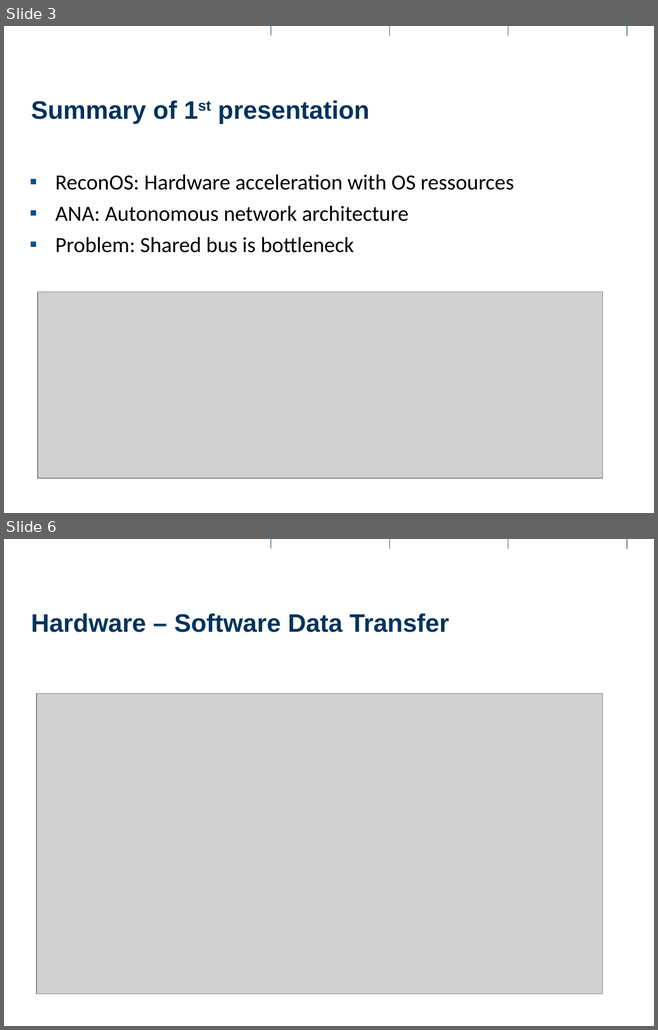
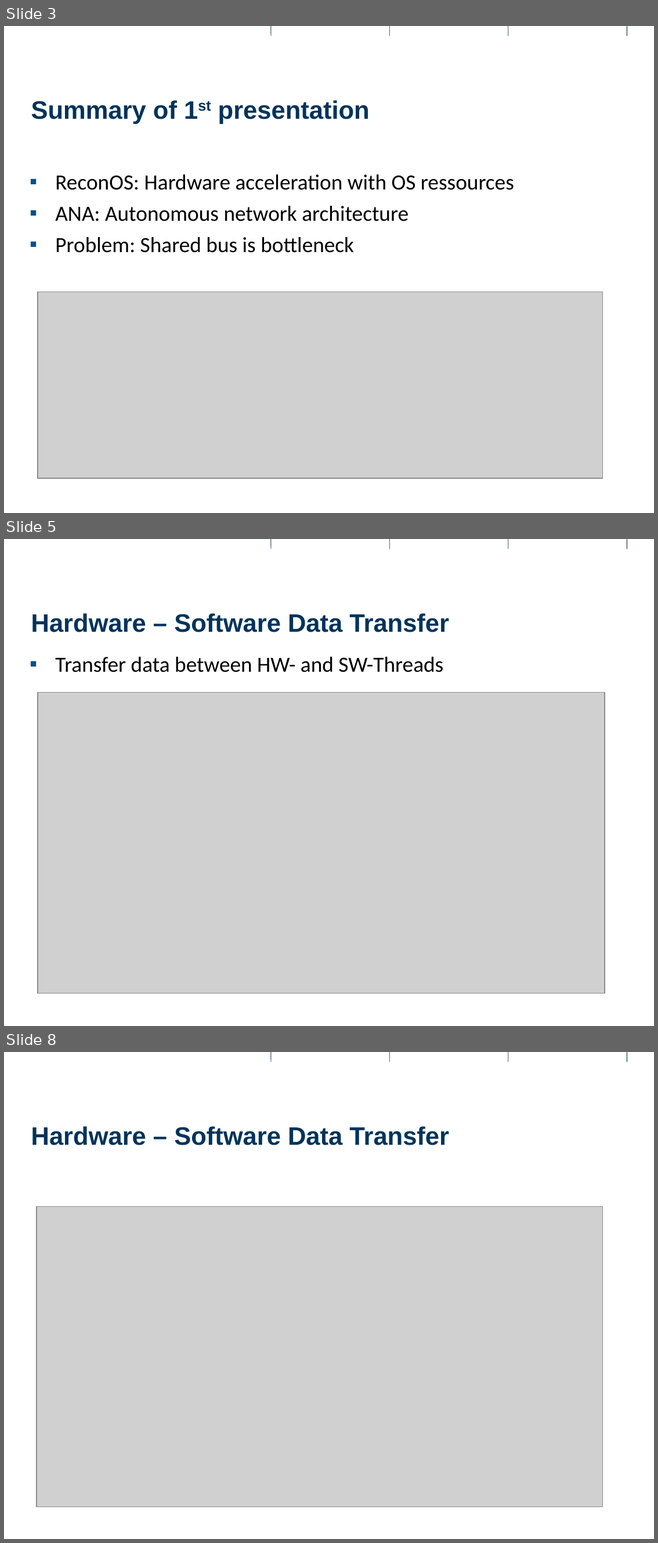
Before and after one commit to rihuber/ma, a slide deck: documents/presentations/intermediate2/intermediate2.odp. Shown one above the other, each under a label of ours: slides 3 and 6 before the commit, slides 3, 5 and 8 after it; the slides between them are not shown. The pictures are 658x1030 and 658x1543 pixels, drawn with LibreOffice and Linux fonts; fonts in the diff are those of the drawing; grey boxes stand for pictures; background and template pictures are left out. Boxes give left, top, right and bottom in pixels: in the first picture for what was removed or moved away, otherwise in the second. Text is boxed around its words. In the diff, an @@ line names an element or a change of style, - is before the commit and + after.

```diff
--- a/documents/presentations/intermediate2/intermediate2.odp
+++ b/documents/presentations/intermediate2/intermediate2.odp
@@ slide 5 added at (4, 539, 654, 1026), background #FFFFFF; not listed: 6 template elements that a slide beside it also shows @@
@@ title added at (31, 613, 449, 632), 28 pt, text #00335B, bold @@
+Hardware – Software Data Transfer
@@ text added at (55, 657, 443, 672), 24 pt, text #000000 @@
+▪ Transfer data between HW- and SW-Threads
@@ picture added at (38, 692, 604, 993) @@
@@ page number added at (516, 1011, 632, 1026), 8 pt, text #FFFFFF @@
+5
@@ what was slide 6 is now slide 8 @@
```
Also in this commit, not shown: 7 slides changed, 2 other slides added, 1 slide removed, 37 other files.
